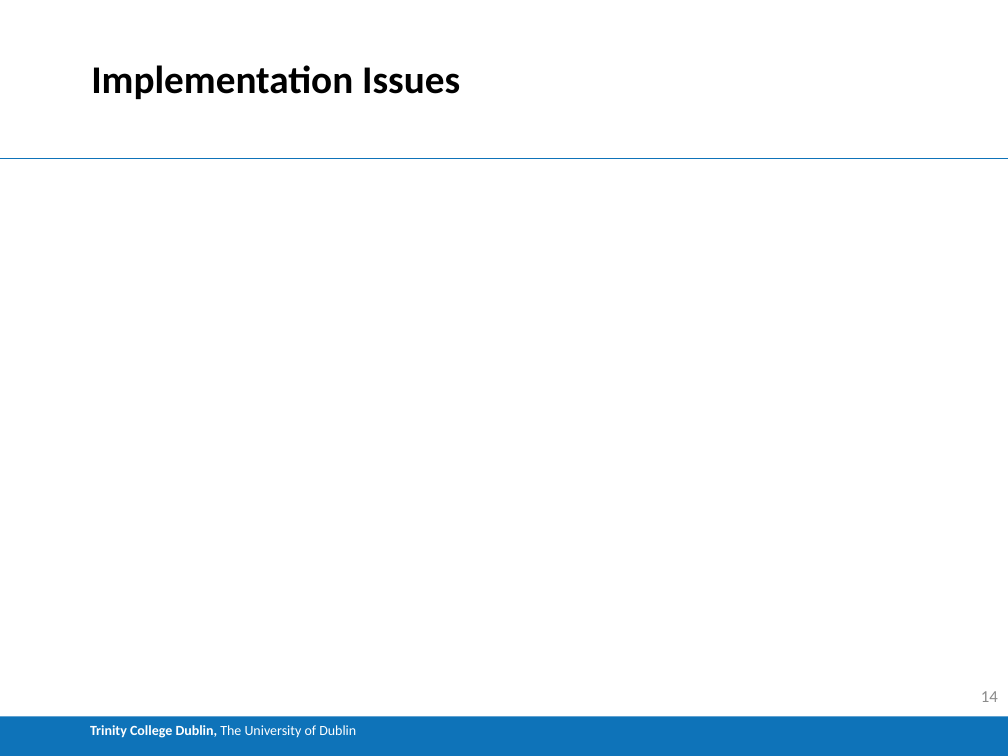
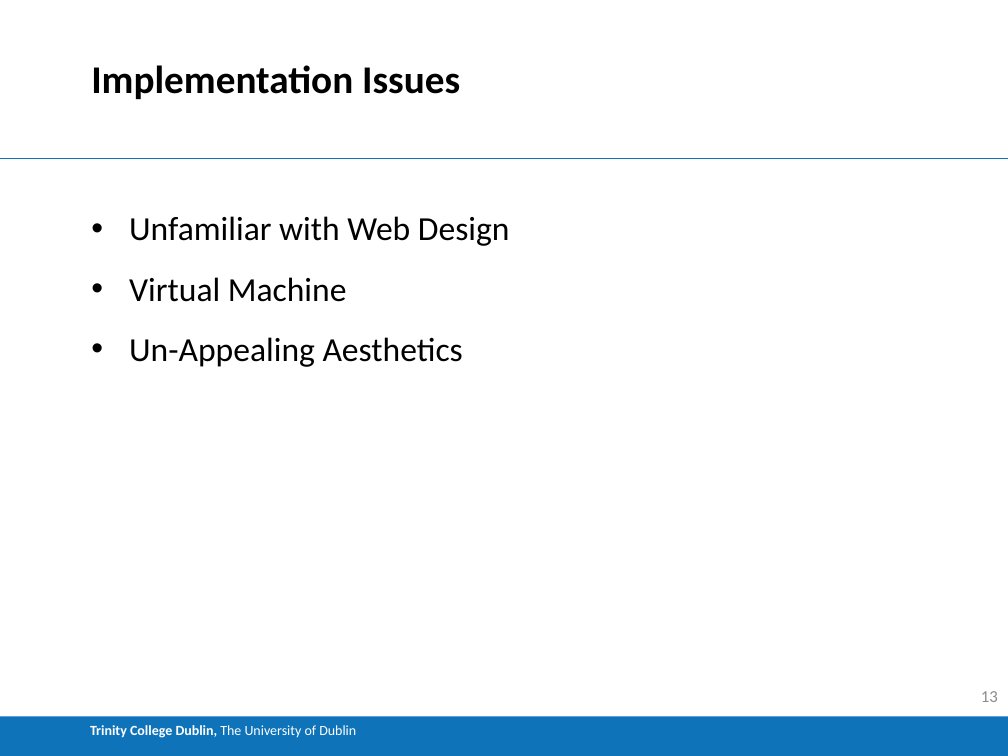
Before and after one commit to Buckley258/FYP, a slide deck: slide 13 of FYP_Demo.pptx (slide 14 before the commit). Drawn at 1008x756 pixels with LibreOffice and Linux fonts; fonts in the diff are those of the drawing. Boxes give left, top, right and bottom in pixels: in the first picture for what was removed or moved away, otherwise in the second. Text is boxed around its words. In the diff, an @@ line names an element or a change of style, - is before the commit and + after.

```diff
--- a/FYP_Demo.pptx
+++ b/FYP_Demo.pptx
@@ text added at bbox=[129, 216, 510, 367], 24 pt, text #000000 @@
+• Unfamiliar with Web Design
+• Virtual Machine
+• Un-Appealing Aesthetics
@@ page number at bbox=[981, 691, 998, 702]: text changed @@
-14
+13
```
Also in this commit, not shown: 4 other slides changed, 6 slides added, 6 slides removed, 10 other files.
